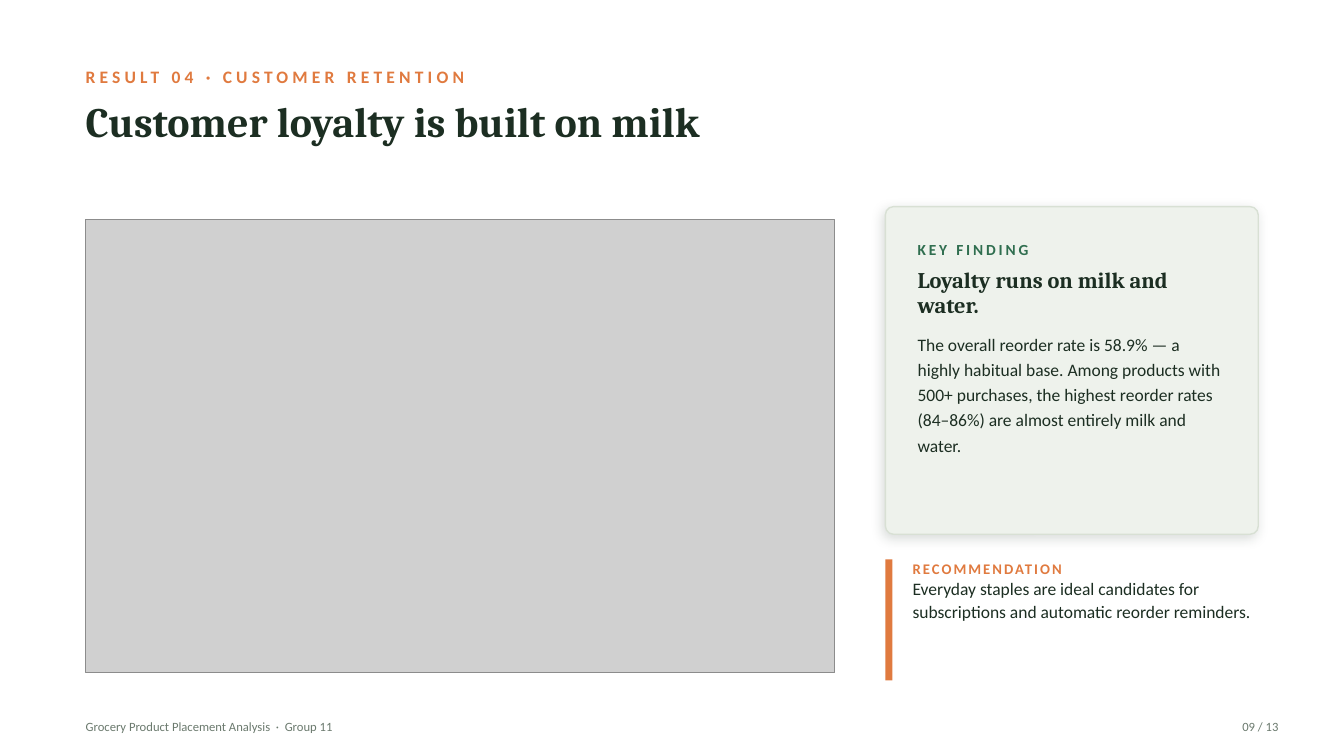
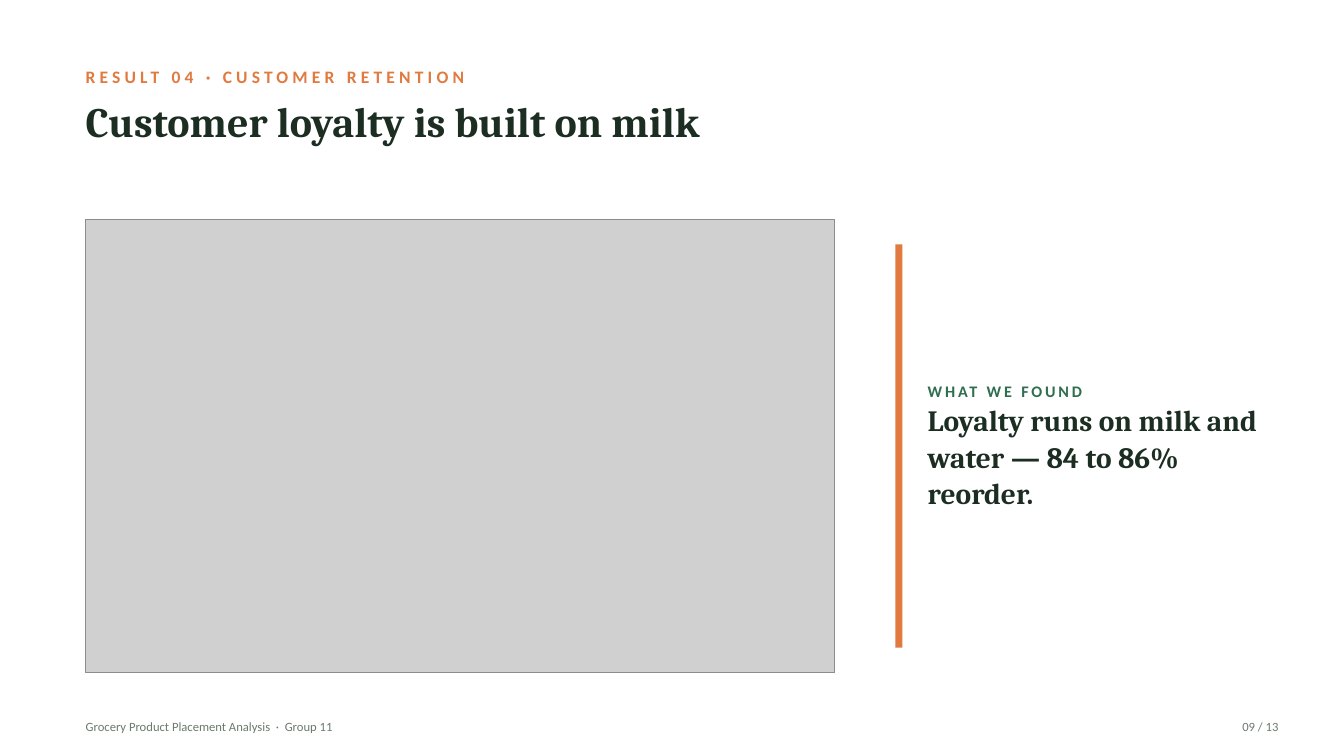
Before and after one commit to peslar01/ad24-11-grocery-product-placement-analysis, a slide deck: slide 9 of presentation/PODSV_Presentation_Group11.pptx. Drawn at 1344x756 pixels with LibreOffice and Linux fonts; fonts in the diff are those of the drawing; grey boxes stand for pictures. Boxes give left, top, right and bottom in pixels: in the first picture for what was removed or moved away, otherwise in the second. Text is boxed around its words. In the diff, an @@ line names an element or a change of style, - is before the commit and + after.

```diff
--- a/presentation/PODSV_Presentation_Group11.pptx
+++ b/presentation/PODSV_Presentation_Group11.pptx
@@ rounded rectangle removed at (x1=885, y1=207, x2=1258, y2=534) @@
@@ rectangle added at (x1=895, y1=244, x2=902, y2=647), fill #E07A3F @@
@@ text removed at (x1=918, y1=245, x2=1028, y2=255) @@
-KEY FINDING
@@ text removed at (x1=918, y1=272, x2=1221, y2=452) @@
-Loyalty runs on milk and water.
-The overall reorder rate is 58.9% — a highly habitual base. Among products with 500+ purchases, the highest reorder rates (84–86%) are almost entirely milk and water.
@@ text added at (x1=928, y1=410, x2=1257, y2=505), 21 pt, text #1C2E22, bold @@
+WHAT WE FOUND
+Loyalty runs on milk and water — 84 to 86% reorder.
@@ rectangle removed at (x1=885, y1=560, x2=892, y2=681) @@
@@ text removed at (x1=913, y1=583, x2=1251, y2=621) @@
-RECOMMENDATION
-Everyday staples are ideal candidates for subscriptions and automatic reorder reminders.
```
Also in this commit, not shown: 11 other slides changed, 1 slide added, 1 slide removed, 8 other files.
